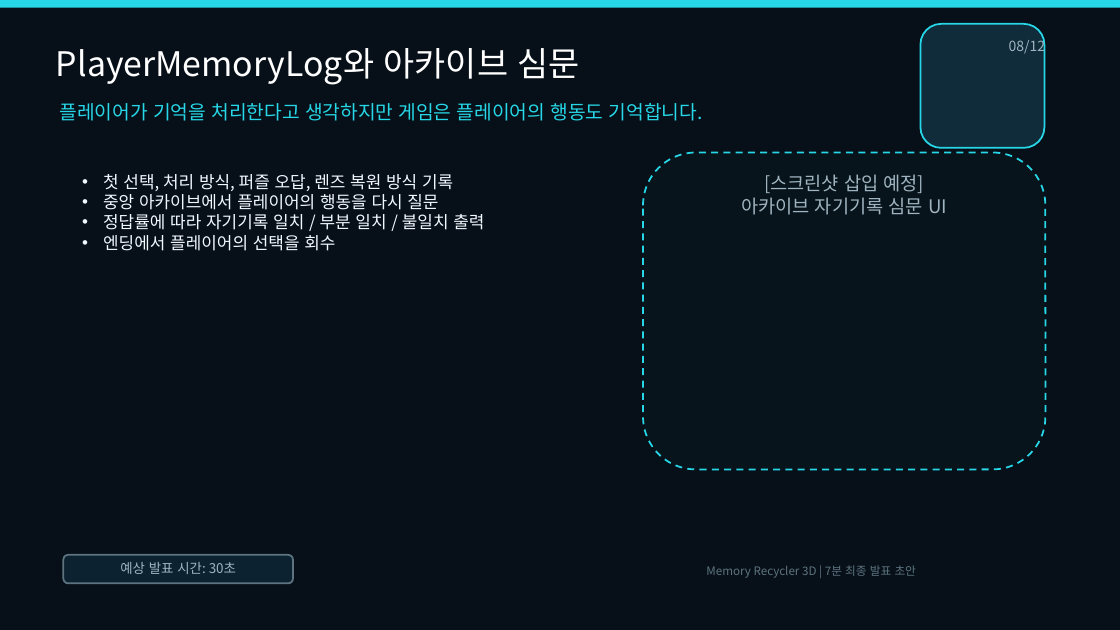
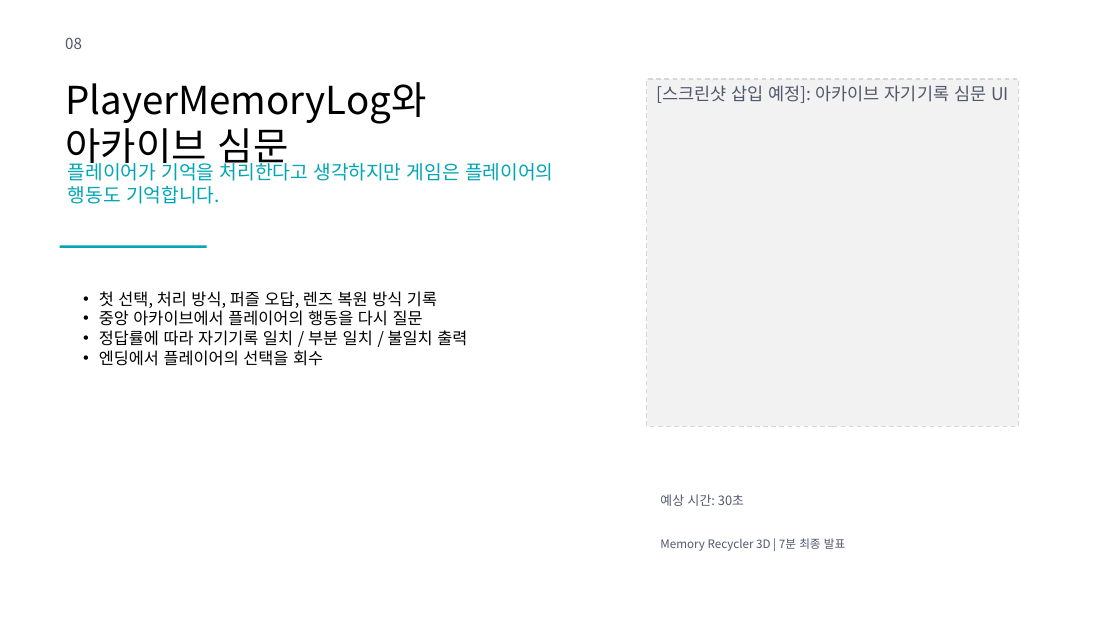
Before and after one commit to wodnd0403/memory_recycler, a slide deck: slide 8 of Docs/MemoryRecycler3D_Final_Presentation.pptx. Drawn at 1120x630 pixels with LibreOffice and Linux fonts; fonts in the diff are those of the drawing. Boxes give left, top, right and bottom in pixels: in the first picture for what was removed or moved away, otherwise in the second. Text is boxed around its words. In the diff, an @@ line names an element or a change of style, - is before the commit and + after.

Commit message:
fix: 템플릿 기반 최종 발표 PPT 한글 정상화

```diff
--- a/Docs/MemoryRecycler3D_Final_Presentation.pptx
+++ b/Docs/MemoryRecycler3D_Final_Presentation.pptx
@@ rectangle removed at <box>0,0,1120,630</box> @@
@@ rectangle removed at <box>0,0,1120,8</box> @@
@@ rounded rectangle removed at <box>921,24,1045,148</box> @@
@@ text at <box>65,37,82,49</box>: text changed; size 12 to 13 pt; text colour #9FB4C0 to #50586B @@
-08/12
+08
@@ text "PlayerMemoryLog와 아카이브 심문": place and size @@
-text "PlayerMemoryLog와 아카이브 심문" at <box>56,48,580,85</box>
+text "PlayerMemoryLog와 아카이브 심문" at <box>65,82,427,171</box>
@@ text "PlayerMemoryLog와 아카이브 심문" at <box>65,82,427,171</box>: size 29 to 33 pt, text colour #FFFFFF to #000000 @@
@@ rectangle "[스크린샷 삽입 예정]: 아카이브 자기기록 ...": place and size @@
-rectangle "[스크린샷 삽입 예정]: 아카이브 자기기록 ..." at <box>644,153,1046,470</box>
+rectangle "[스크린샷 삽입 예정]: 아카이브 자기기록 ..." at <box>647,79,1019,426</box>
@@ rectangle "[스크린샷 삽입 예정]: 아카이브 자기기록 ..." at <box>647,79,1019,426</box>: rounded rectangle to rectangle; fill #08141B to #F2F2F2; outline #27D7E7 1.5 pt dashed to #D7D7D7 1 pt dashed @@
@@ text in rectangle at <box>656,85,1009,103</box>: text changed; size 16 to 15 pt; text colour #9FB4C0 to #50586B @@
-[스크린샷 삽입 예정]
-아카이브 자기기록 심문 UI
+[스크린샷 삽입 예정]: 아카이브 자기기록 심문 UI
@@ text "플레이어가 기억을 처리한다고 생각하지만 게임은 ...": place and size @@
-text "플레이어가 기억을 처리한다고 생각하지만 게임은 ..." at <box>60,103,703,121</box>
+text "플레이어가 기억을 처리한다고 생각하지만 게임은 ..." at <box>68,159,553,204</box>
@@ text "플레이어가 기억을 처리한다고 생각하지만 게임은 ..." at <box>68,159,553,204</box>: text colour #27D7E7 to #00A6B4 @@
@@ rectangle added at <box>60,245,207,248</box>, fill #00A6B4 @@
@@ text "첫 선택, 처리 방식, 퍼즐 ...": place and size @@
-text "첫 선택, 처리 방식, 퍼즐 ..." at <box>103,174,484,251</box>
+text "첫 선택, 처리 방식, 퍼즐 ..." at <box>99,291,467,366</box>
@@ text "첫 선택, 처리 방식, 퍼즐 ..." at <box>99,291,467,366</box>: size 14.5 to 14 pt, text colour #F2F8FF to #000000; indent changed @@
@@ text "예상 시간: 30초": place and size @@
-text "예상 시간: 30초" at <box>63,555,292,584</box>
+text "예상 시간: 30초" at <box>660,494,744,506</box>
@@ text "예상 시간: 30초" at <box>660,494,744,506</box>: fill #0D2230 to none; outline #5D7480 1.5 pt to none @@
@@ text at <box>660,494,744,506</box>: text changed; size 11.5 to 11 pt; text colour #9FB4C0 to #50586B @@
-예상 발표 시간: 30초
+예상 시간: 30초
@@ text at <box>660,538,845,551</box>: text changed; text colour #5D7480 to #50586B @@
-Memory Recycler 3D | 7분 최종 발표 초안
+Memory Recycler 3D | 7분 최종 발표
```
Also in this commit, not shown: 11 other slides changed, 2 other files.
